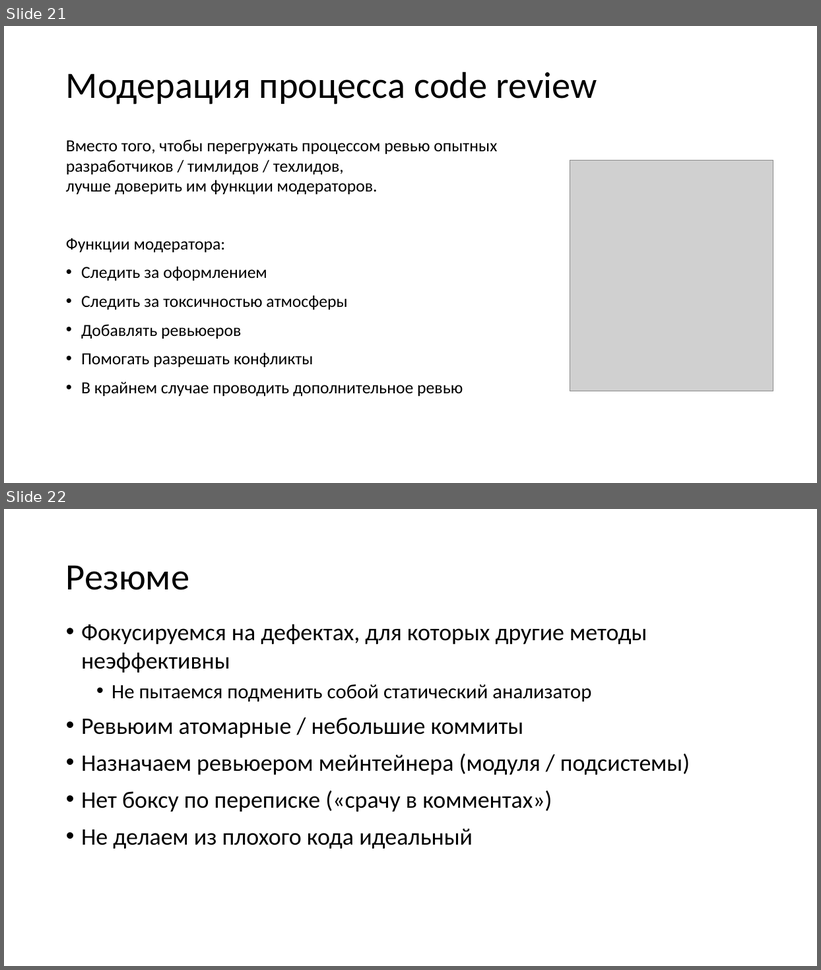
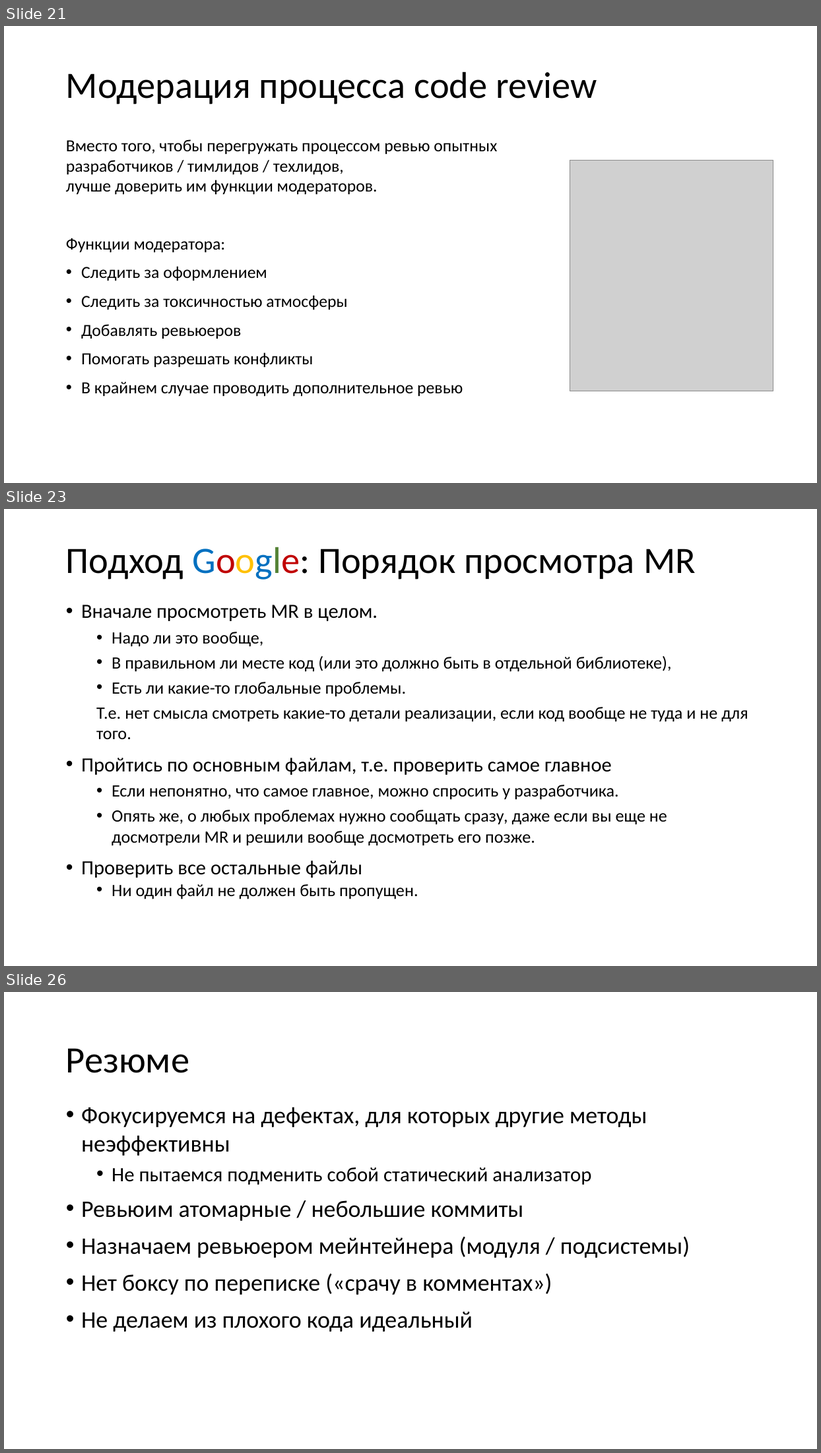
Before and after one commit to xtrueman/prog_instruments, a slide deck: presentations/CodeReview.pptx. Shown one above the other, each under a label of ours: slides 21 and 22 before the commit, slides 21, 23 and 26 after it; the slides between them are not shown. The pictures are 821x970 and 821x1453 pixels, drawn with LibreOffice and Linux fonts; fonts in the diff are those of the drawing; grey boxes stand for pictures. Boxes give left, top, right and bottom in pixels: in the first picture for what was removed or moved away, otherwise in the second. Text is boxed around its words. In the diff, an @@ line names an element or a change of style, - is before the commit and + after.

```diff
--- a/presentations/CodeReview.pptx
+++ b/presentations/CodeReview.pptx
@@ slide 23 added at <box>4,509,817,966</box>, background #FFFFFF @@
@@ title added at <box>66,547,696,580</box>, 44 pt, text #000000 @@
+Подход Google: Порядок просмотра MR
@@ text added at <box>81,605,748,900</box>, 20.4 pt, text #000000 @@
+• Вначале просмотреть MR в целом.
+  • Надо ли это вообще,
+  • В правильном ли месте код (или это должно быть в отдельной библиотеке),
+  • Есть ли какие-то глобальные проблемы.
+  Т.е. нет смысла смотреть какие-то детали реализации, если код вообще не туда и не для того.
+• Пройтись по основным файлам, т.е. проверить самое главное
+  • Если непонятно, что самое главное, можно спросить у разработчика.
+  • Опять же, о любых проблемах нужно сообщать сразу, даже если вы еще не досмотрели MR и решили вообще досмотреть его позже.
+• Проверить все остальные файлы
+  • Ни один файл не должен быть пропущен.
@@ what was slide 22 is now slide 26 @@
```
Also in this commit, not shown: 4 slides changed, 3 other slides added, 1 other file.
